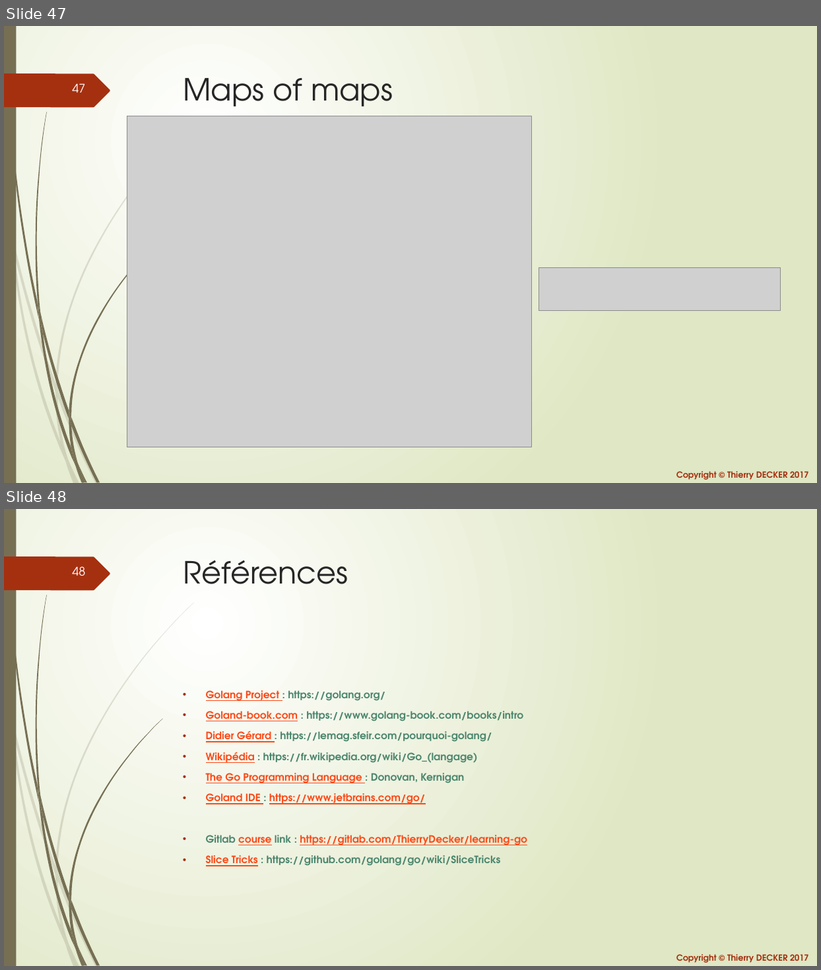
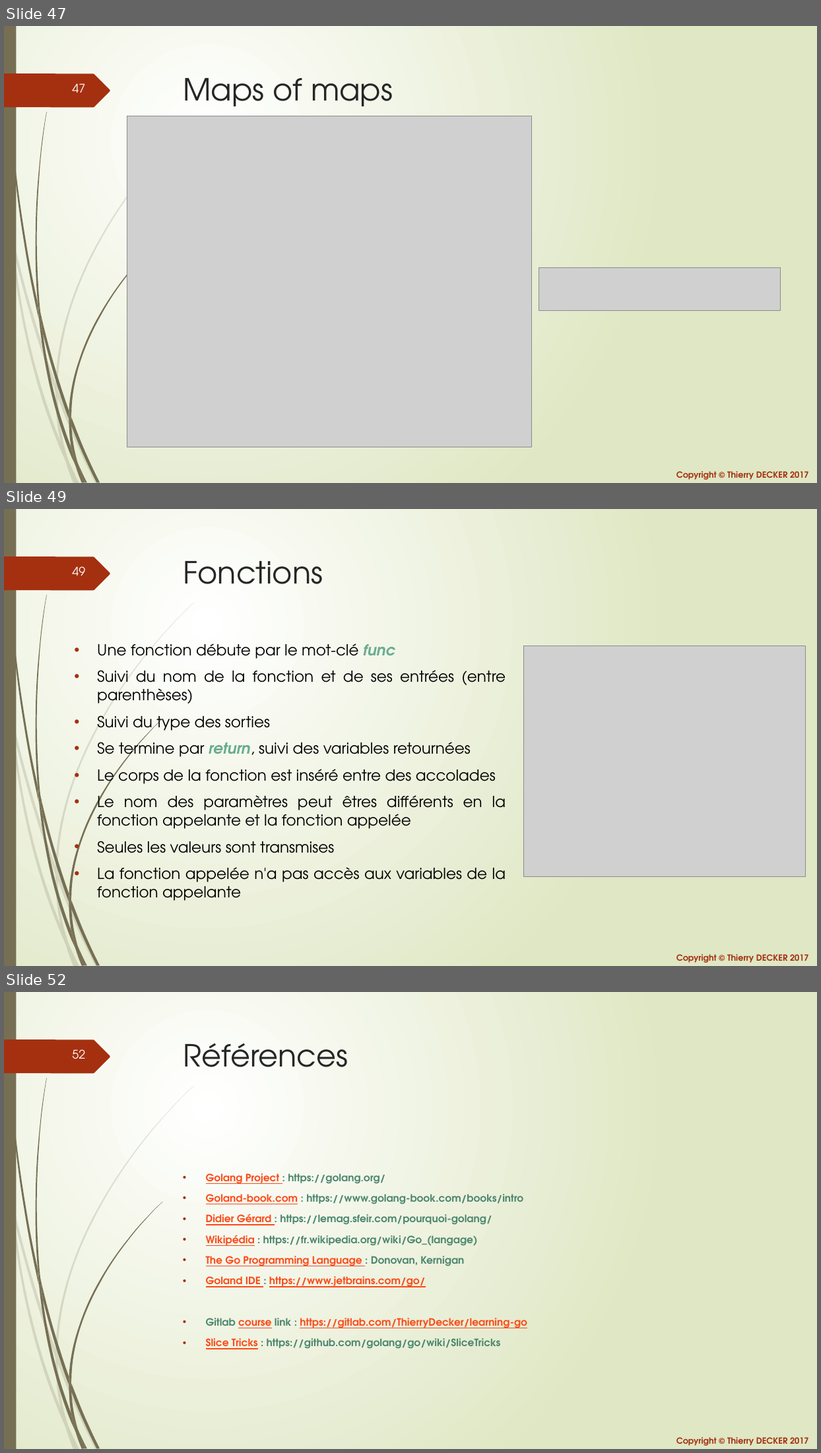
Before and after one commit to thierrydecker/learning-go, a slide deck: documentations/learning-go.pptx. Shown one above the other, each under a label of ours: slides 47 and 48 before the commit, slides 47, 49 and 52 after it; the slides between them are not shown. The pictures are 821x970 and 821x1453 pixels, drawn with LibreOffice and Linux fonts; fonts in the diff are those of the drawing; grey boxes stand for pictures. Boxes give left, top, right and bottom in pixels: in the first picture for what was removed or moved away, otherwise in the second. Text is boxed around its words. In the diff, an @@ line names an element or a change of style, - is before the commit and + after.

```diff
--- a/documentations/learning-go.pptx
+++ b/documentations/learning-go.pptx
@@ slide 49 added at [4,509,817,966], background gradient #FFFFFF to #DFE8C4; not listed: 26 template elements that a slide beside it also shows @@
@@ title added at [183,561,323,584], 36 pt, text #262626 @@
+Fonctions
@@ text added at [97,644,506,901], 18 pt, text #000000 @@
+• Une fonction débute par le mot-clé func
+• Suivi du nom de la fonction et de ses entrées (entre parenthèses)
+• Suivi du type des sorties
+• Se termine par return, suivi des variables retournées
+• Le corps de la fonction est inséré entre des accolades
+• Le nom des paramètres peut êtres différents en la fonction appelante et la fonction appelée
+• Seules les valeurs sont transmises
+• La fonction appelée n'a pas accès aux variables de la fonction appelante
@@ picture added at [523,646,805,877] @@
@@ what was slide 48 is now slide 52 @@
@@ page number at [72,1049,85,1059]: text changed @@
-48
+52
```
Also in this commit, not shown: 4 slides changed, 3 other slides added, 4 other files.
